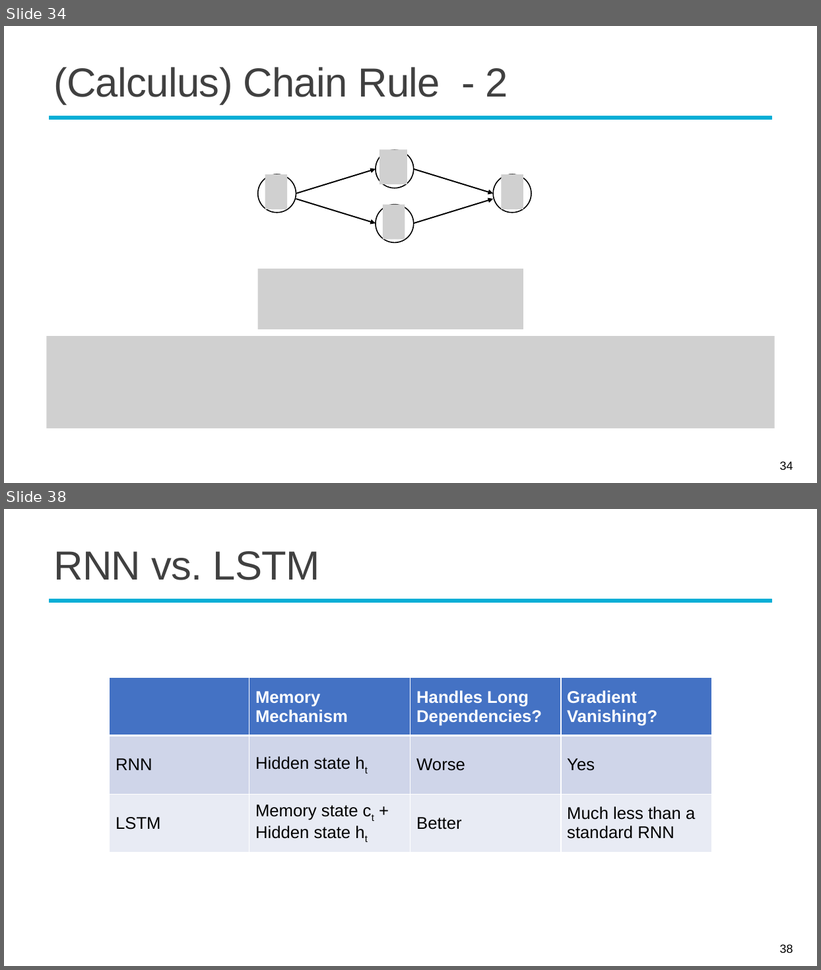
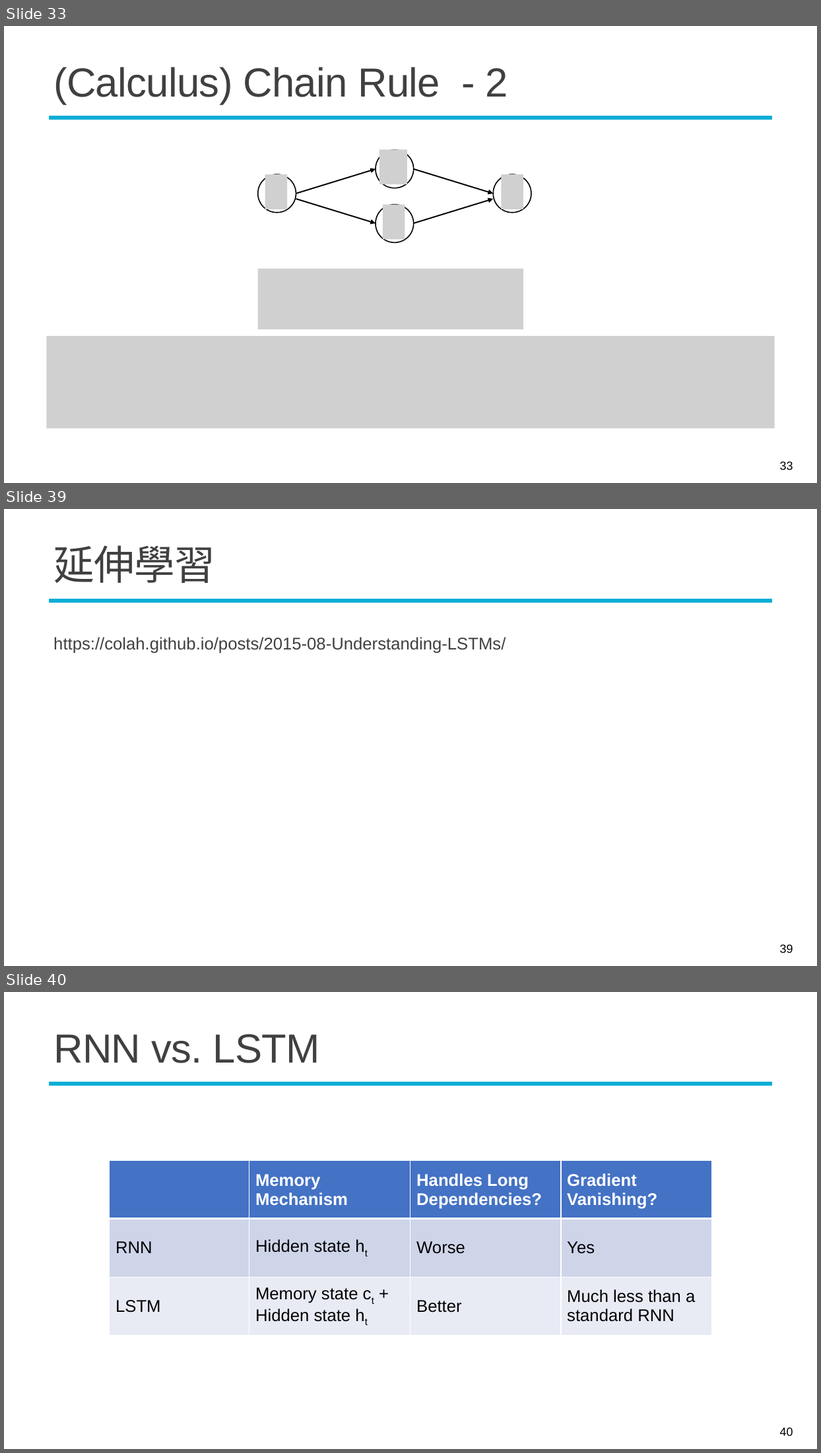
Before and after one commit to mcps5601/CGUDL_2025_fall, a slide deck: slides/rnn_1022.pptx. Shown one above the other, each under a label of ours: slides 34 and 38 before the commit, slides 33, 39 and 40 after it; the slides between them are not shown. The pictures are 821x970 and 821x1453 pixels, drawn with LibreOffice and Linux fonts; fonts in the diff are those of the drawing; grey boxes stand for pictures; background and template pictures are left out. Boxes give left, top, right and bottom in pixels: in the first picture for what was removed or moved away, otherwise in the second. Text is boxed around its words. In the diff, an @@ line names an element or a change of style, - is before the commit and + after.

```diff
--- a/slides/rnn_1022.pptx
+++ b/slides/rnn_1022.pptx
@@ slide 39 added at box(4, 509, 817, 966), background #FFFFFF; not listed: 1 template element that a slide beside it also shows @@
@@ title added at box(54, 545, 215, 583), 48 pt, text #404040 @@
+延伸學習
@@ text added at box(54, 637, 506, 654), 20 pt, text #404040 @@
+  https://colah.github.io/posts/2015-08-Understanding-LSTMs/
@@ page number added at box(780, 945, 793, 953), 14 pt, text #000000 @@
+39
@@ what was slide 34 is now slide 33 @@
@@ page number at box(780, 462, 793, 470): text changed @@
-34
+33
@@ what was slide 38 is now slide 40 @@
@@ page number at box(780, 1428, 793, 1436): text changed @@
-38
+40
```
Also in this commit, not shown: 9 slides changed, 2 other slides added, 2 slides removed, 1 other file.
